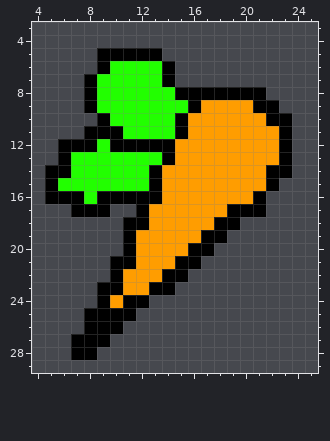
One commit to this pixel-art sprite: res/player/frame1.png. This is how it looked before the edit.
The file is 32x32 pixels. Shown: x 4..25, y 3..29.
Once edited:
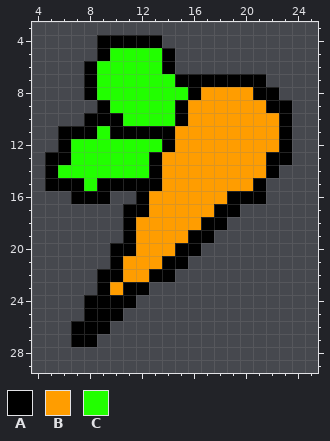
Palette (. is transparent): A #000000  B #ff9d00  C #22ff00
Diff:
@@ x 4..25 @@
  3 ......................
- 4 ......................
- 5 .....AAAAA............
- 6 .....ACCCCA...........
- 7 ....ACCCCCA...........
- 8 ....ACCCCCCAAAAAAA....
- 9 ....ACCCCCCCABBBBAA...
-10 .....ACCCCCABBBBBBAA..
-11 ....AAACCCCABBBBBBBA..
-12 ..AAACAAAAABBBBBBBBA..
-13 ..ACCCCCCCABBBBBBBBA..
-14 .AACCCCCCABBBBBBBBAA..
-15 .ACCCCCCCABBBBBBBBA...
-16 .AAACAAAAABBBBBBBA....
-17 ...AAA..ABBBBBBAAA....
-18 .......AABBBBBAA......
-19 .......ABBBBBAA.......
-20 .......ABBBBAA........
-21 ......AABBBAA.........
-22 ......ABBBAA..........
-23 .....AABBAA...........
-24 .....ABAA.............
-25 ....AAAA..............
-26 ....AAA...............
-27 ...AAA................
-28 ...AA.................
+ 4 .....AAAAA............
+ 5 .....ACCCCA...........
+ 6 ....ACCCCCA...........
+ 7 ....ACCCCCCAAAAAAA....
+ 8 ....ACCCCCCCABBBBAA...
+ 9 .....ACCCCCABBBBBBAA..
+10 ....AAACCCCABBBBBBBA..
+11 ..AAACAAAAABBBBBBBBA..
+12 ..ACCCCCCCABBBBBBBBA..
+13 .AACCCCCCABBBBBBBBAA..
+14 .ACCCCCCCABBBBBBBBA...
+15 .AAACAAAAABBBBBBBA....
+16 ...AAA..ABBBBBBAAA....
+17 .......AABBBBBAA......
+18 .......ABBBBBAA.......
+19 .......ABBBBAA........
+20 ......AABBBAA.........
+21 ......ABBBAA..........
+22 .....AABBAA...........
+23 .....ABAA.............
+24 ....AAAA..............
+25 ....AAA...............
+26 ...AAA................
+27 ...AA.................
+28 ......................
 29 ......................
Pixel boxes of the changes (left, top, right, bottom) in both pictures:
changed: (45, 35, 292, 360)
